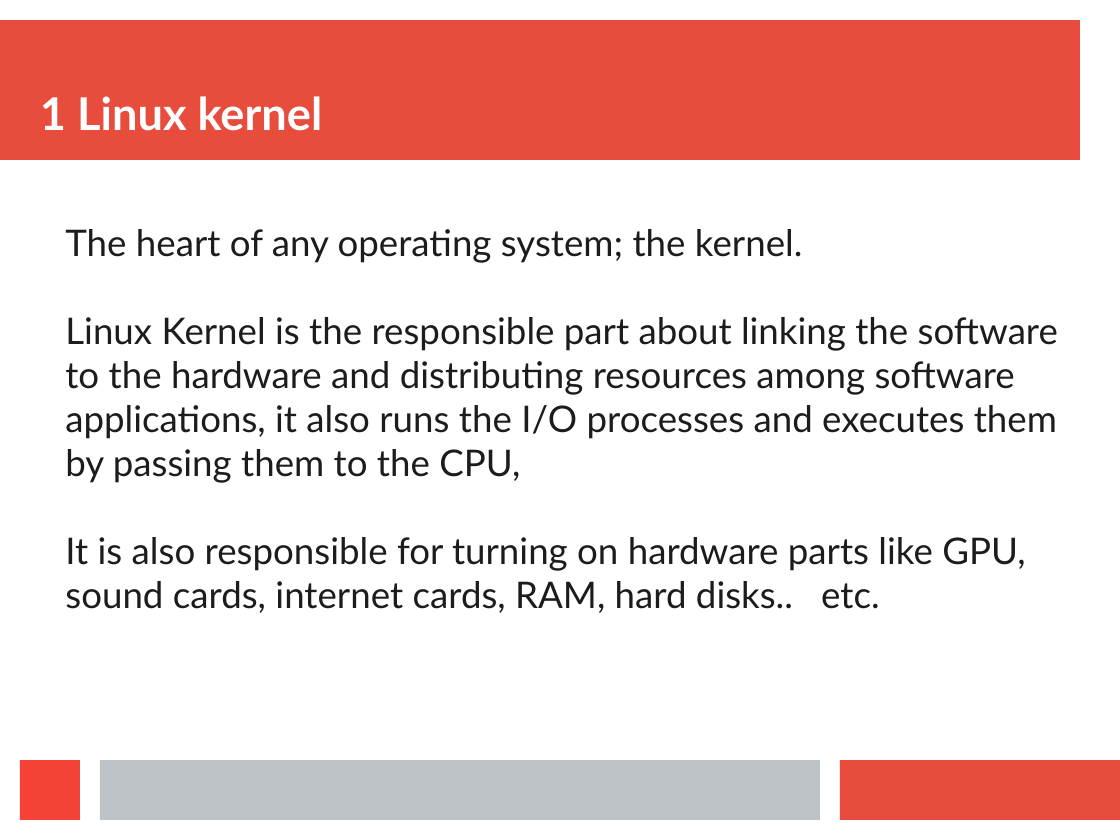
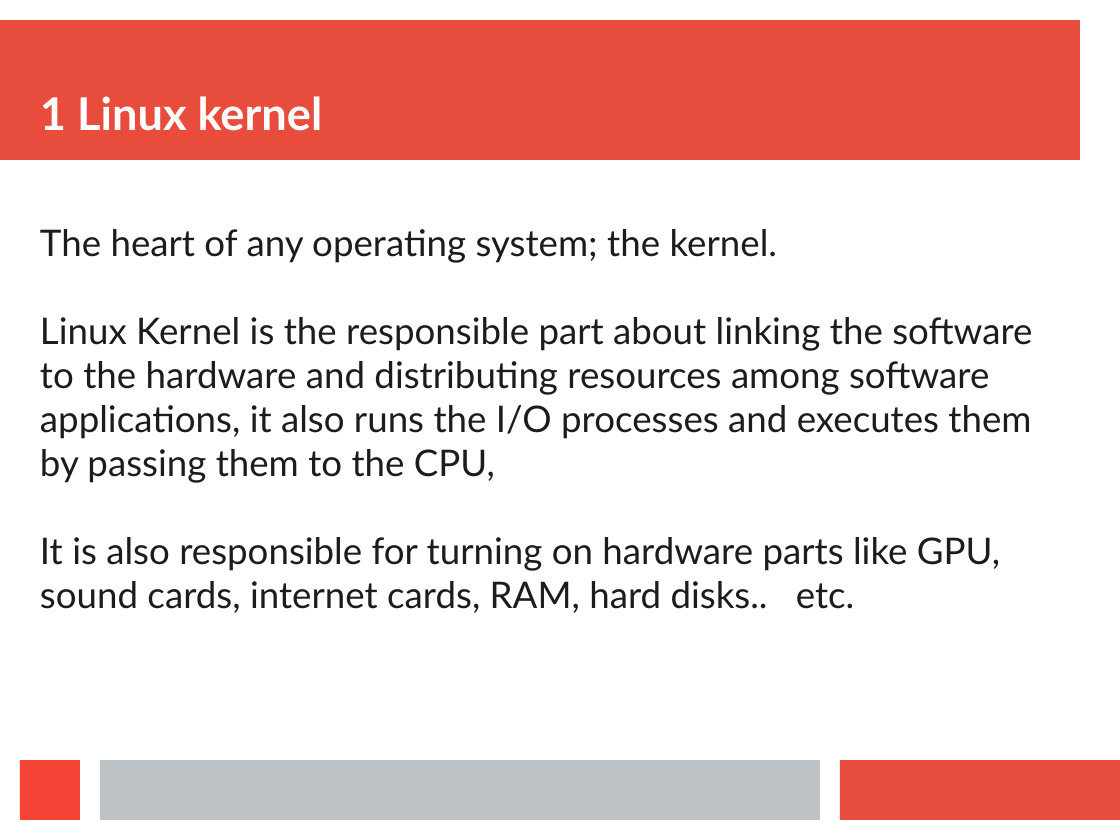
Before and after one commit to anand-k/EmbeddedSw, a slide deck: slide 6 of Learn_Linux/Components_linux_distro.pptx. Drawn at 1120x840 pixels with LibreOffice and Linux fonts; fonts in the diff are those of the drawing. Boxes give left, top, right and bottom in pixels: in the first picture for what was removed or moved away, otherwise in the second. Text is boxed around its words. In the diff, an @@ line names an element or a change of style, - is before the commit and + after.

```diff
--- a/Learn_Linux/Components_linux_distro.pptx
+++ b/Learn_Linux/Components_linux_distro.pptx
@@ text "The heart of any operating ..." at bbox=[40, 229, 1032, 613]: indent changed @@
```
Also in this commit, not shown: 3 other slides changed, 1 other file.
